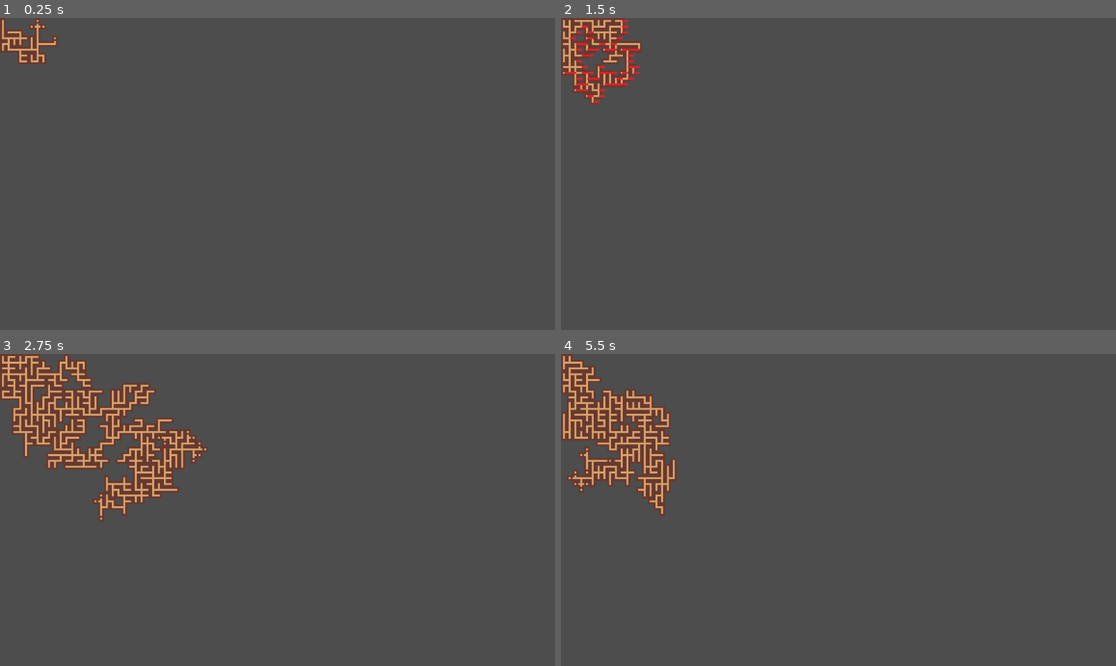
Above: before the commit, frames 1-4 (two rows, left to right).
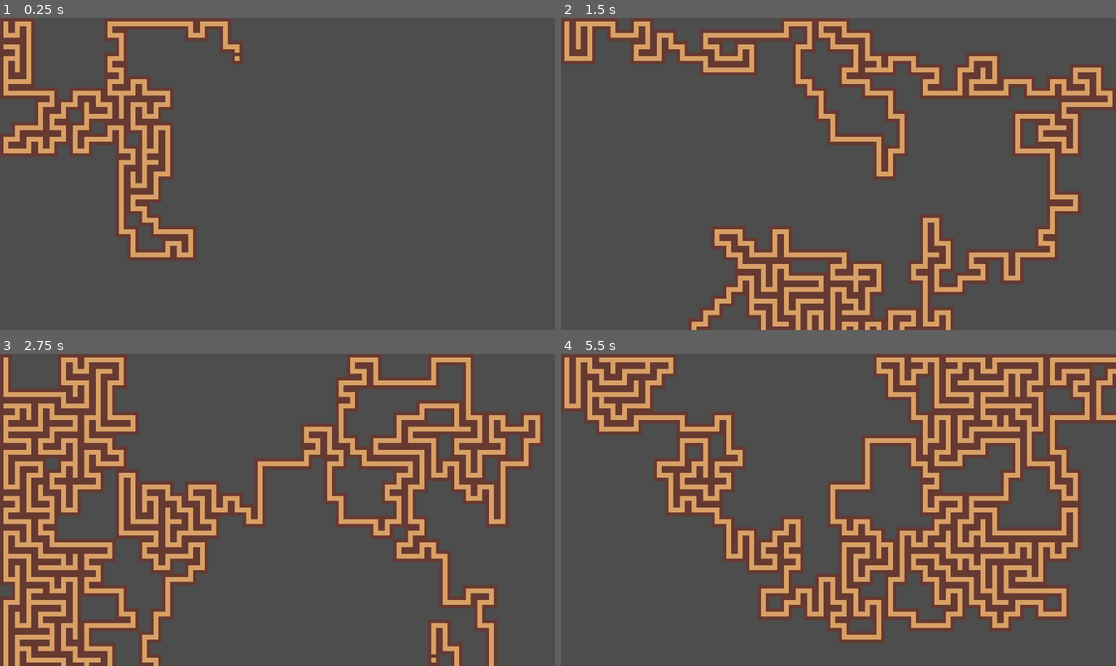
Above: after the commit, the same moments.

Repository: TreacherousDev/Treacherous
Game: Godot game, scene res://main/map_generator/map_generator.tscn
The game is run twice, just before and just after one commit, with the same random seed, the same clock (stepped at 60 frames per second) and the same inputs.
Inputs (mouse positions are in pixels of both pictures, inside the frame that each line leads up to):
- Up to frame 1 (0.25 s): no input
- Up to frame 2 (1.5 s): tap Enter (ui_accept) at 0.5, 0.77 s; move the mouse to (960, 158) at 0.52 s; click (960, 158) at 0.67 s; move the mouse to (727, 189) at 1.27 s; hold Down (ui_down) from 1.28 s (still down)
- Up to frame 3 (2.75 s): tap Enter (ui_accept) at 1.52 s; move the mouse to (333, 441) at 2.02 s; release Down (ui_down) at 2.03 s
- Up to frame 4 (5.5 s): move the mouse to (810, 572) at 2.77 s; click (810, 572) at 2.92 s; tap Enter (ui_accept) at 3.02, 3.77, 4.52 s; move the mouse to (1005, 556) at 3.52 s; hold Down (ui_down) from 3.53 s (still down); move the mouse to (672, 463) at 4.27 s; move the mouse to (866, 510) at 5.02 s; click (866, 510) at 5.17 s

The runs differ from the first frame. In frame 1, 12% of the frame differs, in the area x 0-44%, y 0-78%; in frame 2, 27%; in frame 3, 42%, in the area x 0-98%, y 0-100%; in frame 4, 41%.

Commit message:
custom braided mazes, some performance improvements on main script

Diff:
--- a/main/map_generator/map_generator.gd
+++ b/main/map_generator/map_generator.gd
@@ -30,6 +30,13 @@
 	15: [1, 2, 4, 8]
 	}
 
+var direction_to_coords = {
+	1 : Vector2i.UP,
+	2 : Vector2i.RIGHT,
+	4 : Vector2i.DOWN,
+	8 : Vector2i.LEFT
+	}
+
 ## The current active cells that the algorithm iterates through
 var active_cells := []
 ## The next batch of active cells, that will be revalued to active cells after active cells is done iterating
@@ -43,6 +50,8 @@
 var expandable_rooms = []
 ## Same list, but sorted by depth for fast retrieval (see expand_map())
 var expandable_rooms_by_depth = {}
+
+var closing_rooms = []
 
 ## Key: tilemap coordinates of cell
 ## Value: array with the following contsts as indexes
@@ -165,6 +174,8 @@
 func spawn_room(cell_to_fill: Vector2i, room_selection: Array):
 	var select_random : int = rng.randi_range(0, room_selection.size() - 1)
 	var selected_room : int = room_selection[select_random]
+	if selected_room == cell_data[cell_to_fill][PARENT_DIRECTION]:
+		closing_rooms.append(cell_to_fill)
 	set_cell(0, cell_to_fill, 0, Vector2i(selected_room, 0))
 
 # GET WALL OPENINGS
@@ -194,7 +205,6 @@
 	var parent = cell_data[cell][PARENT_POSITION]
 	if parent != null:
 		cells_to_fill.erase(parent)
-	store_cell_data(cells_to_fill, cell)
 	return cells_to_fill
 
 # GET ROOM SELECTION
@@ -212,7 +222,6 @@
 # Output: producible cell positions relative to parent
 # Ex: (0, 0) is a left-right room type, output becomes [(1, 0) (-1, 0)]
 func convert_directions_to_cells_coords(directions: Array, parent_cell: Vector2i) -> Array:
-	var direction_to_coords = {1 : Vector2i.UP, 2 : Vector2i.RIGHT, 4 : Vector2i.DOWN, 8 : Vector2i.LEFT}
 	var cells_to_fill = []
 	for direction in directions.size():
 		var cell = direction_to_coords[directions[direction]] + parent_cell
@@ -274,6 +283,7 @@
 	var branch_directions = room_id_to_directions[room_id]
 	var cells_to_fill_next = convert_directions_to_cells_coords(branch_directions, cell)
 	cells_to_fill_next.erase(parent)
+	store_cell_data(cells_to_fill_next, cell)
 	for cell_to_fill_next in cells_to_fill_next:
 		set_cell(0, cell_to_fill_next, 0, Vector2i.ZERO)
 		rooms_expected_next_iteration += 1
@@ -303,8 +313,11 @@
 ####################################################################
 
 	# sample 1: prevents the map from branching more than 10 branching paths per iteration
-	if rooms_expected_next_iteration > 10:
+	if rooms_expected_next_iteration > 20:
 		force_spawn_room(parent_direction, room_selection)
+		# sample 1: prevents the map from branching more than 10 branching paths per iteration
+	if rooms_expected_next_iteration < 2:
+		delete_rooms_from_pool([parent_direction], room_selection)
 ################################################################################################
 
 # ADD ROOMS TO POOL
@@ -360,6 +373,8 @@
 	var room_to_expand = get_room_to_expand()
 	if room_to_expand == null:
 		return
+	if closing_rooms.has(room_to_expand):
+		closing_rooms.erase(room_to_expand)
 
 	var room_id: int = get_cell_atlas_coords(0, room_to_expand).x
 	var expandable_directions: Array = cell_data[room_to_expand][OPEN_DIRECTIONS]
--- a/main/map_generator/map_generator.tscn
+++ b/main/map_generator/map_generator.tscn
@@ -1,8 +1,7 @@
-[gd_scene load_steps=7 format=3 uid="uid://c1vd466ox1ip5"]
+[gd_scene load_steps=6 format=3 uid="uid://c1vd466ox1ip5"]
 
 [ext_resource type="Texture2D" uid="uid://dkamn0fxapn38" path="res://maze_tilemaps-spritesheet.png" id="1_7tex5"]
-[ext_resource type="Script" path="res://main/map_generator/rooms_generator.gd" id="2_ns4qq"]
-[ext_resource type="PackedScene" uid="uid://crfmts8vvxs4a" path="res://main/map_generator/path_marker.tscn" id="3_na7s7"]
+[ext_resource type="Script" path="res://maze_generator.gd" id="2_oo4ym"]
 [ext_resource type="Script" path="res://main/map_generator/draw_path.gd" id="5_psan5"]
 
 [sub_resource type="TileSetAtlasSource" id="TileSetAtlasSource_ca71t"]
@@ -32,15 +31,14 @@
 [node name="Tilemap" type="TileMap"]
 tile_set = SubResource("TileSet_8ajov")
 format = 2
-script = ExtResource("2_ns4qq")
-icon1 = ExtResource("3_na7s7")
-icon2 = ExtResource("3_na7s7")
-map_size = 100000
+script = ExtResource("2_oo4ym")
+map_size = 50000
+batch_size = 10
 expand_mode = 0
 
 [node name="Camera2D" type="Camera2D" parent="."]
 anchor_mode = 0
-zoom = Vector2(0.2, 0.2)
+zoom = Vector2(0.4, 0.4)
 
 [node name="draw_path" type="Node2D" parent="."]
 script = ExtResource("5_psan5")
--- a/main/map_generator/rooms_generator.gd
+++ b/main/map_generator/rooms_generator.gd
@@ -133,12 +133,12 @@
 	if cell.y >= 79:
 		delete_rooms_from_pool([4, 5, 6, 7, 12, 13, 14, 15], room_selection)
 		cell_data[cell][OPEN_DIRECTIONS].erase(4)
+
 	if cell_data[cell][OPEN_DIRECTIONS].is_empty():
 		delete_from_expandable_rooms(cell)
 
+	delete_rooms_from_pool([7, 11, 13, 14, 15], room_selection)
+#	if rooms_expected_next_iteration <= 1:
+#		delete_rooms_from_pool([parent_direction], room_selection)
 
-	if rooms_expected_next_iteration > 10:
-		force_spawn_room(parent_direction, room_selection)
-	if rooms_expected_next_iteration < 1:
-		delete_rooms_from_pool([parent_direction], room_selection)
 ################################################################################################
--- /dev/null
+++ b/maze_generator.gd
@@ -0,0 +1,93 @@
+extends TDMapGenerator
+
+
+# END PRODUCTION
+func end_production():
+	connect_dead_ends()
+	print("Map completed in ", iterations, " iterations and ", expand_count, " expansions")
+
+@export var braid_percentage: float = 100
+func connect_dead_ends():
+	var closing_rooms_to_connect: int = closing_rooms.size() * (braid_percentage/100)
+	shuffle_array_with_seed(closing_rooms)
+	var rooms_to_handle = []
+	for i in range(closing_rooms_to_connect):
+		rooms_to_handle.append(closing_rooms[i])
+
+	for room in rooms_to_handle:
+		var room_id: int = get_cell_atlas_coords(0, room).x
+		if room_id == cell_data[room][PARENT_DIRECTION]:
+			connect_to_neighbor(room, room_id)
+
+func connect_to_neighbor(closing_room: Vector2i, room_id: int):
+	var opposite_direction = {1: 4, 2: 8, 4: 1, 8: 2}
+	var neighbors = get_neighbors(closing_room)
+	var parent = cell_data[closing_room][PARENT_DIRECTION]
+
+	if parent != null:
+		neighbors.erase(parent)
+
+	if neighbors.is_empty():
+		return
+
+	var selected_neighbor_direction: int = select_random_element(neighbors)
+	var selected_neighbor_coords: Vector2i = closing_room + direction_to_coords[selected_neighbor_direction]
+	var selected_neighbor_room_id: int = get_cell_atlas_coords(0, selected_neighbor_coords).x
+
+	var new_room_value = room_id + selected_neighbor_direction
+	set_cell(0, closing_room, 0, Vector2i(new_room_value, 0))
+
+	var new_neighbor_room_value = selected_neighbor_room_id + opposite_direction[selected_neighbor_direction]
+	set_cell(0, selected_neighbor_coords, 0, Vector2i(new_neighbor_room_value, 0))
+
+# GET WALL OPENINGS
+# Input: position of cell
+# Output: array containing all unoccupied von neuman neighbors, expressed as int bit flags
+func get_neighbors(cell: Vector2i) -> Array:
+	var neighbors = []
+	if get_cell_atlas_coords(0, cell + Vector2i.UP) != Vector2i(-1, -1):
+		neighbors.append(1)
+	if get_cell_atlas_coords(0, cell + Vector2i.RIGHT) != Vector2i(-1, -1):
+		neighbors.append(2)
+	if get_cell_atlas_coords(0, cell + Vector2i.DOWN) != Vector2i(-1, -1):
+		neighbors.append(4)
+	if get_cell_atlas_coords(0, cell + Vector2i.LEFT) != Vector2i(-1, -1):
+		neighbors.append(8)
+	return neighbors
+
+#MANIPULATE ROOM SELECTION
+#all methods to manipulate map structure goes here
+func manipulate_room_selection(cell: Vector2i, room_selection: Array):
+	# DEFAULT: Closes the map if the map size is already achieved
+	var parent_direction: int = cell_data[cell][PARENT_DIRECTION]
+	if current_map_size + rooms_expected_next_iteration >= map_size:
+		force_spawn_room(parent_direction, room_selection)
+	if current_map_size + rooms_expected_next_iteration + 1 >= map_size:
+		delete_rooms_from_pool([7, 11, 13, 14, 15], room_selection)
+
+####################################################################
+# EDITABLE PORTION: YOUR CUSTOM MAP CONDITIONS GO BELOW THIS LINE  #
+# USE THE FUNCTIONS LISTED BELOW TO MANIPPULATE THE ROOM SELECTION #
+####################################################################
+
+	if cell.x <= 0:
+		delete_rooms_from_pool([8, 9, 10, 11, 12, 13, 14, 15], room_selection)
+		cell_data[cell][OPEN_DIRECTIONS].erase(8)
+	if cell.y <= 0:
+		delete_rooms_from_pool([1, 3, 5, 7, 9, 11, 13, 15], room_selection)
+		cell_data[cell][OPEN_DIRECTIONS].erase(1)
+	if cell.x >= 74:
+		delete_rooms_from_pool([2, 3, 6, 7, 10, 11, 14, 15], room_selection)
+		cell_data[cell][OPEN_DIRECTIONS].erase(2)
+	if cell.y >= 39:
+		delete_rooms_from_pool([4, 5, 6, 7, 12, 13, 14, 15], room_selection)
+		cell_data[cell][OPEN_DIRECTIONS].erase(4)
+
+	if cell_data[cell][OPEN_DIRECTIONS].is_empty():
+		delete_from_expandable_rooms(cell)
+
+	delete_rooms_from_pool([7, 11, 13, 14, 15], room_selection)
+	if rooms_expected_next_iteration <= 1:
+		delete_rooms_from_pool([parent_direction], room_selection)
+
+################################################################################################
--- a/project.godot
+++ b/project.godot
@@ -15,10 +15,6 @@
 config/features=PackedStringArray("4.0", "Forward Plus")
 config/icon="res://main/icon.svg"
 
-[display]
-
-window/size/mode=3
-
 [rendering]
 
 renderer/rendering_method="mobile"
